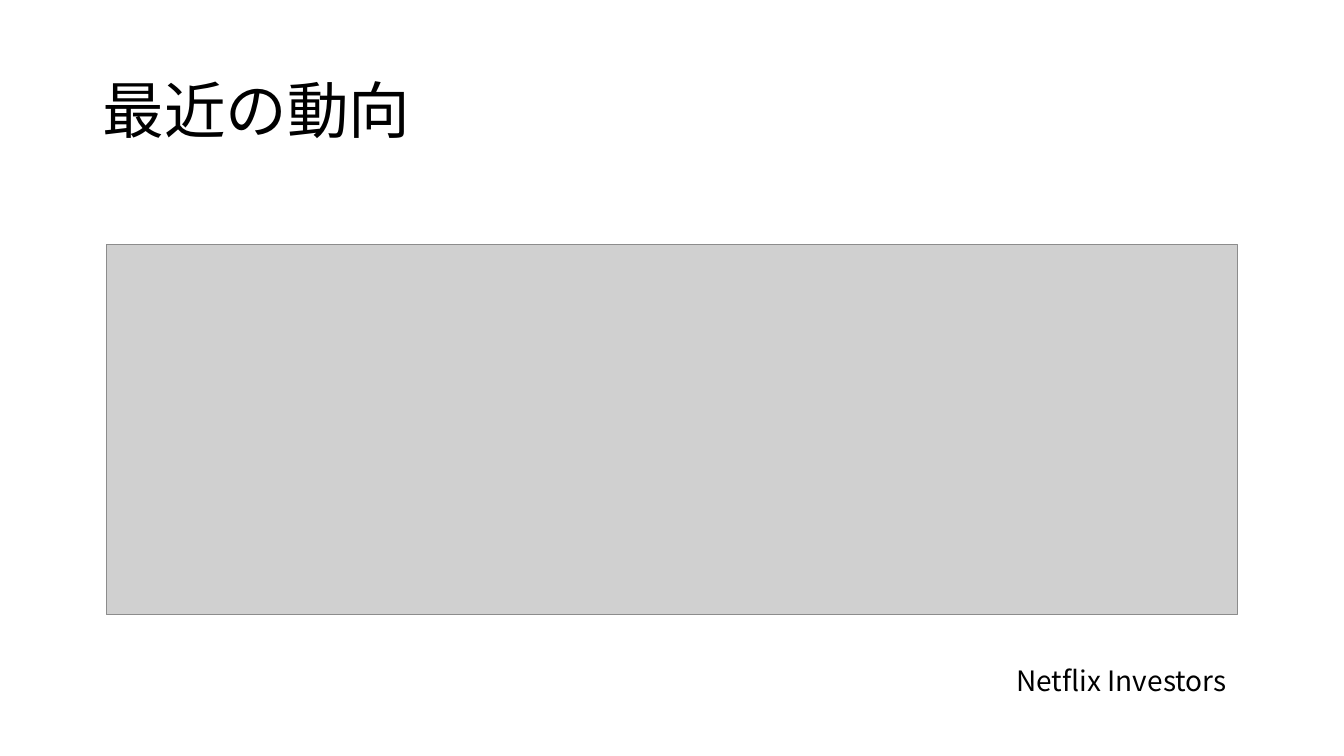
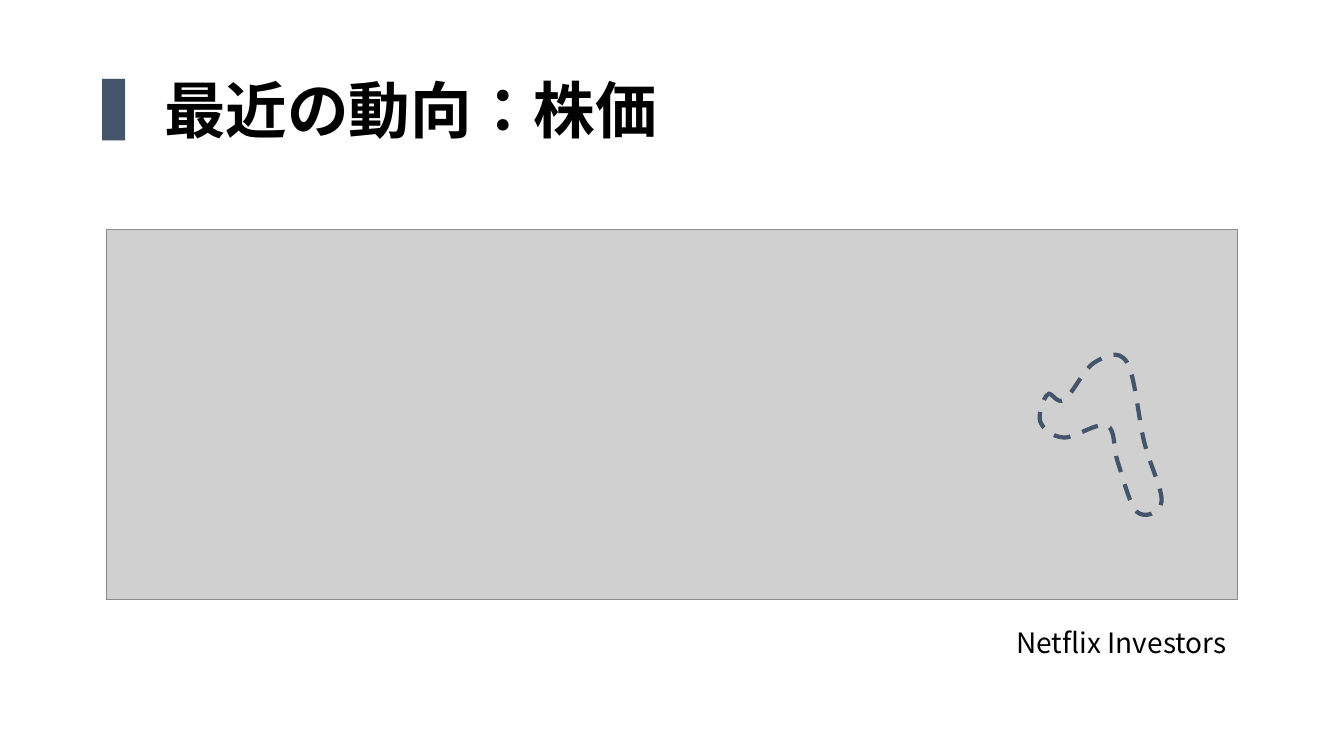
Before and after one commit to QuillshWammy/Netflix_Analysis, a slide deck: slide 4 of Document/中間発表.pptx. Drawn at 1344x756 pixels with LibreOffice and Linux fonts; fonts in the diff are those of the drawing; grey boxes stand for pictures. Boxes give left, top, right and bottom in pixels: in the first picture for what was removed or moved away, otherwise in the second. Text is boxed around its words. In the diff, an @@ line names an element or a change of style, - is before the commit and + after.

```diff
--- a/Document/中間発表.pptx
+++ b/Document/中間発表.pptx
@@ title at (102,79,656,141): text changed; font Noto Sans CJK JP to Arial; bold on @@
-最近の動向
+▍最近の動向：株価
@@ picture: place and size @@
-picture at (107,244,1238,615)
+picture at (107,229,1238,600)
@@ freeform shape added at (1040,355,1162,515), outline #44546A 3 pt dashed @@
@@ text "Netflix Investors": place and size @@
-text "Netflix Investors" at (1016,668,1227,692)
+text "Netflix Investors" at (1016,630,1227,654)
```
Also in this commit, not shown: 8 other slides changed, 1 slide added.
